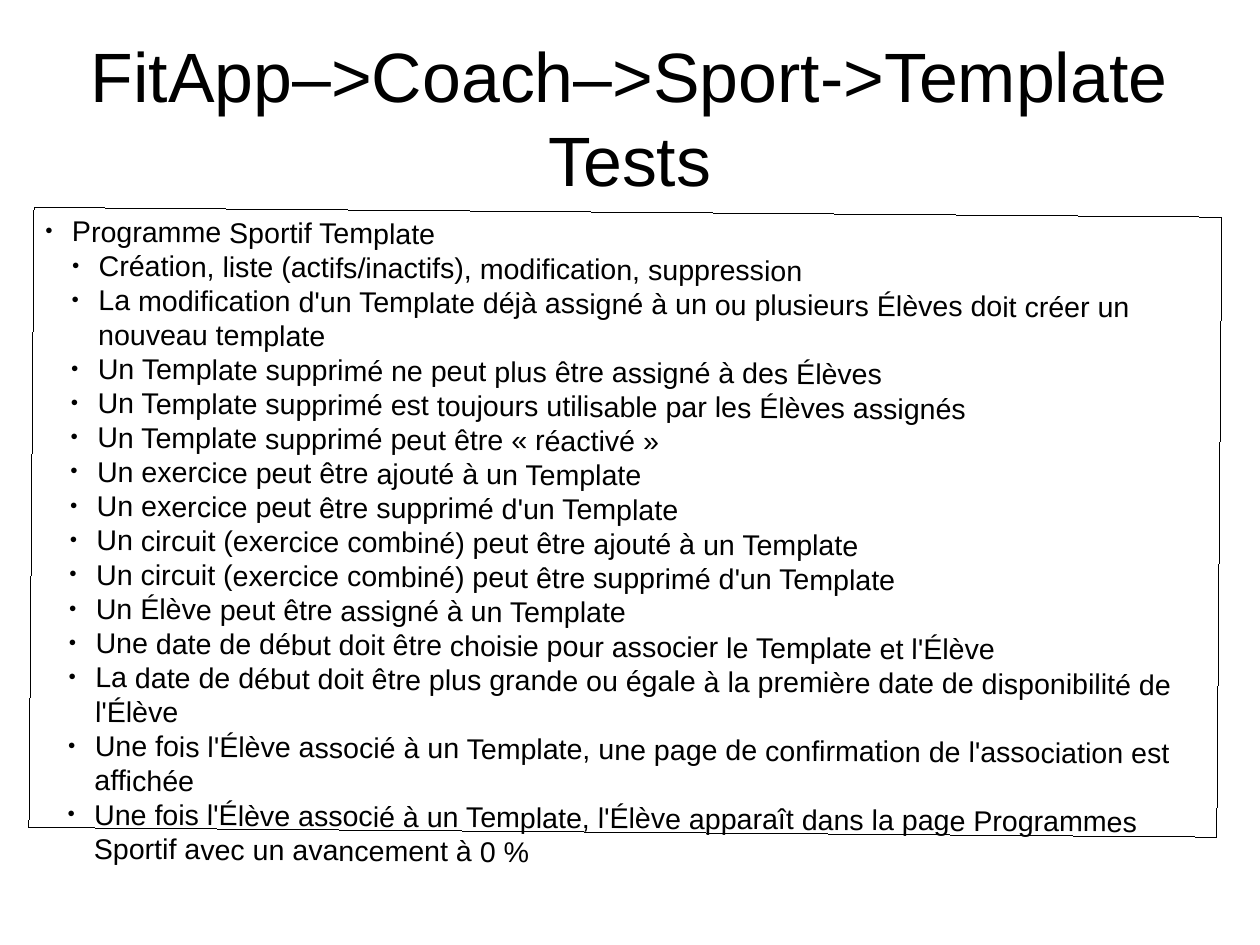
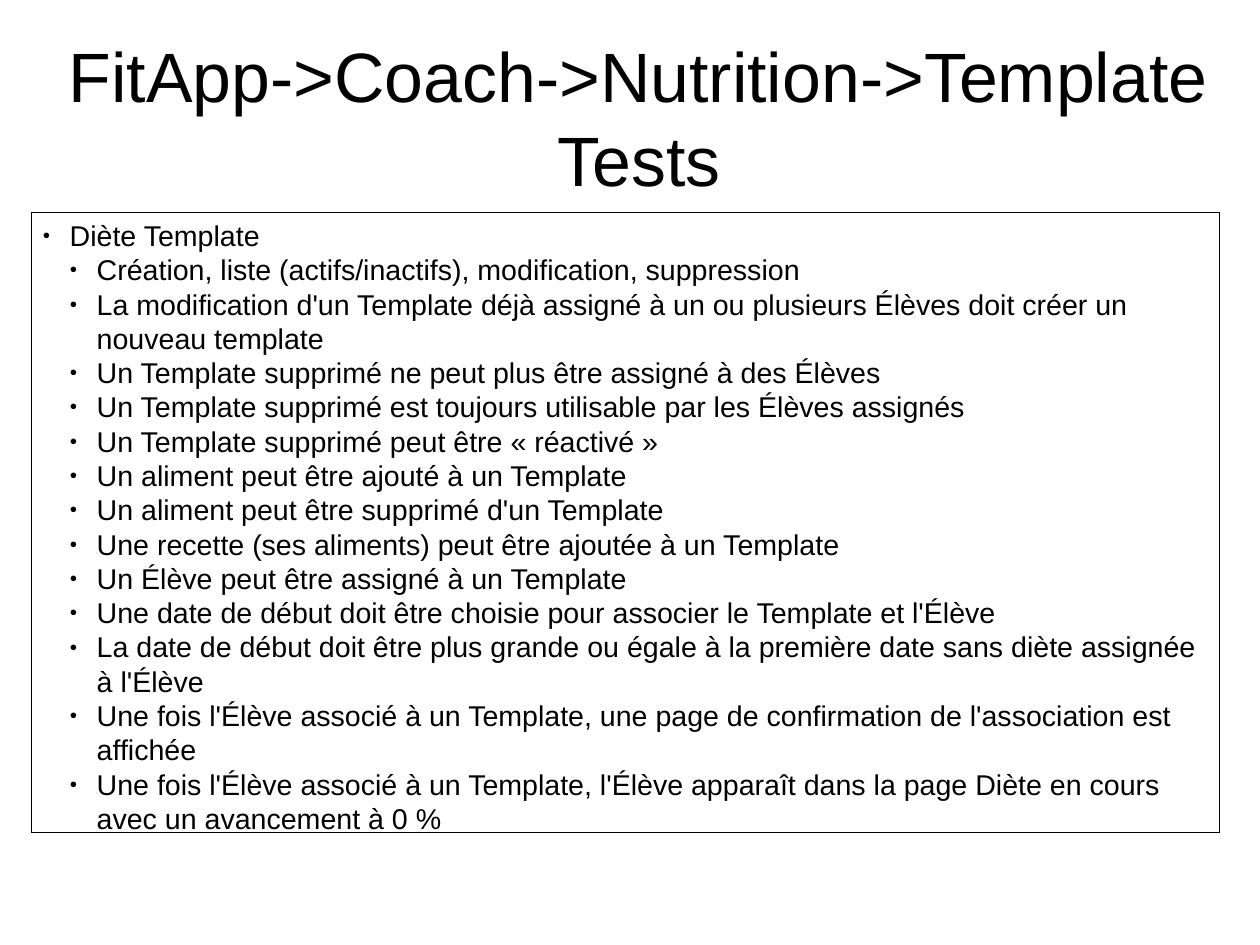
Before and after one commit to NicolasGavard/WebVysionSportV2, a slide deck: slide 20 of Documentations/FitApp - Nutrition v1.02.odp (slide 19 before the commit). Drawn at 1260x945 pixels with LibreOffice and Linux fonts; fonts in the diff are those of the drawing. Boxes give left, top, right and bottom in pixels: in the first picture for what was removed or moved away, otherwise in the second. Text is boxed around its words. In the diff, an @@ line names an element or a change of style, - is before the commit and + after.

Commit message:
Doc Nutrition

```diff
--- a/Documentations/FitApp - Nutrition v1.02.odp
+++ b/Documentations/FitApp - Nutrition v1.02.odp
@@ title at [69, 51, 1208, 187]: text changed @@
-FitApp–>Coach–>Sport->Template
-Tests
+FitApp->Coach->Nutrition->Template
+Tests
@@ rectangle "Diète Template": place and size @@
-rectangle "Diète Template" at [29, 207, 1223, 838]
+rectangle "Diète Template" at [32, 213, 1220, 832]
@@ text in rectangle at [70, 225, 260, 252]: text changed @@
-● Programme Sportif Template
+● Diète Template
@@ text in rectangle at [97, 465, 839, 560]: text changed @@
-  ● Un exercice peut être ajouté à un Template
-  ● Un exercice peut être supprimé d'un Template
-  ● Un circuit (exercice combiné) peut être ajouté à un Template
-  ● Un circuit (exercice combiné) peut être supprimé d'un Template
+  ● Un aliment peut être ajouté à un Template
+  ● Un aliment peut être supprimé d'un Template
+  ● Une recette (ses aliments) peut être ajoutée à un Template
@@ text in rectangle at [97, 636, 1195, 693]: text changed @@
-  ● La date de début doit être plus grande ou égale à la première date de disponibilité de l'Élève
+  ● La date de début doit être plus grande ou égale à la première date sans diète assignée à l'Élève
@@ text in rectangle at [97, 772, 1160, 833]: text changed @@
-  ● Une fois l'Élève associé à un Template, l'Élève apparaît dans la page Programmes Sportif avec un avancement à 0 %
+  ● Une fois l'Élève associé à un Template, l'Élève apparaît dans la page Diète en cours avec un avancement à 0 %
```
Also in this commit, not shown: 14 other slides changed, 6 slides added, 6 slides removed, 1 other file.
